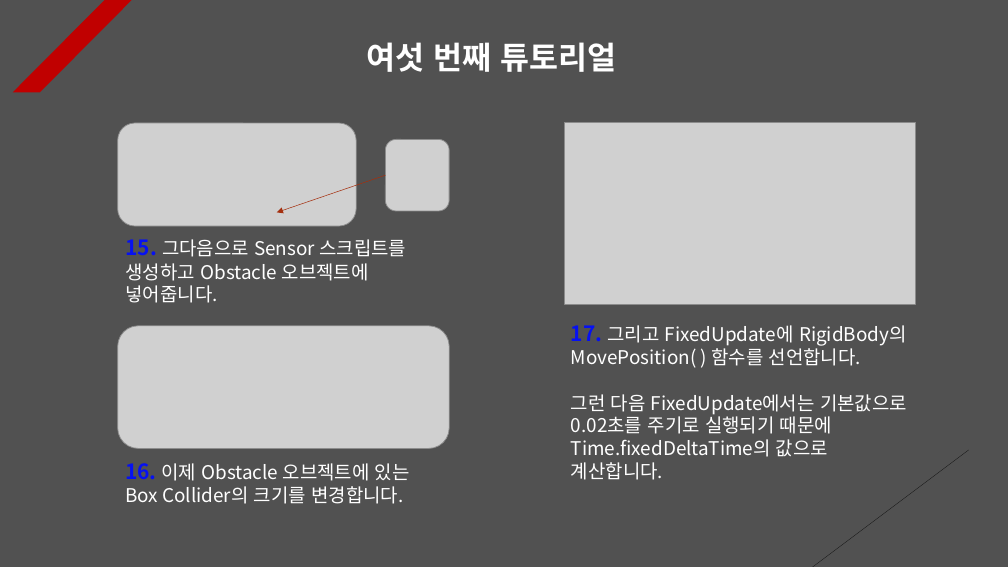
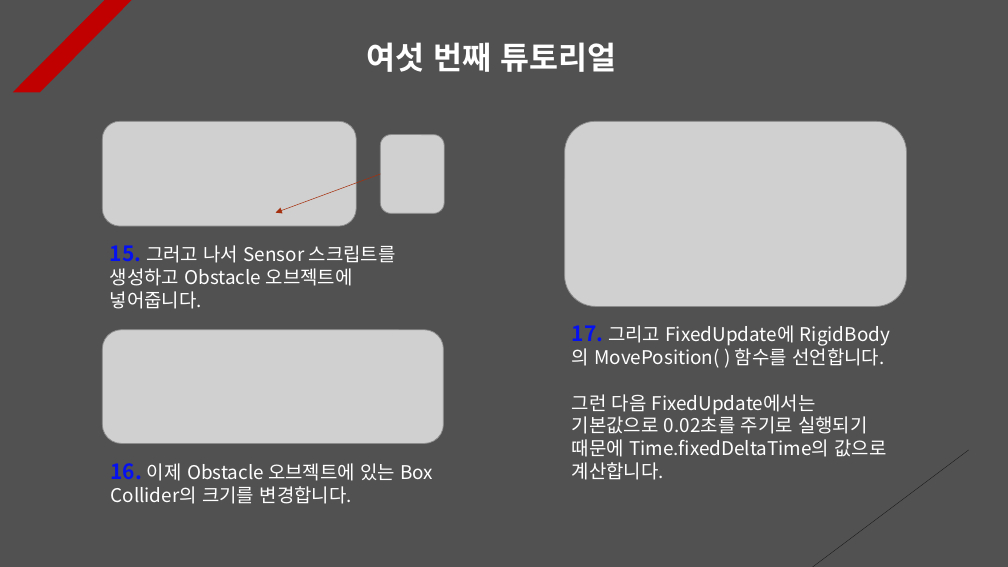
Before and after one commit to Unity2033/3D-UnityEngine, a slide deck: slide 6 of Assets/Class/Collision/PPT Data/Collision Example.pptx. Drawn at 1008x567 pixels with LibreOffice and Linux fonts; fonts in the diff are those of the drawing; grey boxes stand for pictures. Boxes give left, top, right and bottom in pixels: in the first picture for what was removed or moved away, otherwise in the second. Text is boxed around its words. In the diff, an @@ line names an element or a change of style, - is before the commit and + after.

```diff
--- a/Assets/Class/Collision/PPT Data/Collision Example.pptx
+++ b/Assets/Class/Collision/PPT Data/Collision Example.pptx
@@ picture: place and size @@
-picture at (118, 123, 356, 226)
+picture at (102, 121, 356, 226)
@@ picture: place and size @@
-picture at (386, 139, 449, 211)
+picture at (380, 135, 444, 213)
@@ picture: place and size @@
-picture at (564, 123, 916, 304)
+picture at (565, 121, 907, 306)
@@ arrow moved from (386, 175) - (277, 212) to (380, 174) - (276, 212) @@
@@ text at (110, 245, 396, 309): text changed @@
-15. 그다음으로 Sensor 스크립트를 생성하고 Obstacle 오브젝트에 넣어줍니다.
+15. 그러고 나서 Sensor 스크립트를 생성하고 Obstacle 오브젝트에 넣어줍니다.
@@ text "17. 그리고 FixedUpdate에 RigidBody의 MovePosition( ..." rewrapped from (571, 325, 907, 480) to (572, 325, 886, 480) @@
@@ picture: place and size @@
-picture at (118, 326, 449, 448)
+picture at (102, 330, 443, 443)
@@ text "16. 이제 Obstacle 오브젝트에 있는 ..." rewrapped from (125, 463, 410, 504) to (111, 463, 433, 504) @@
```
Also in this commit, not shown: 10 other slides changed, 22 other files.
